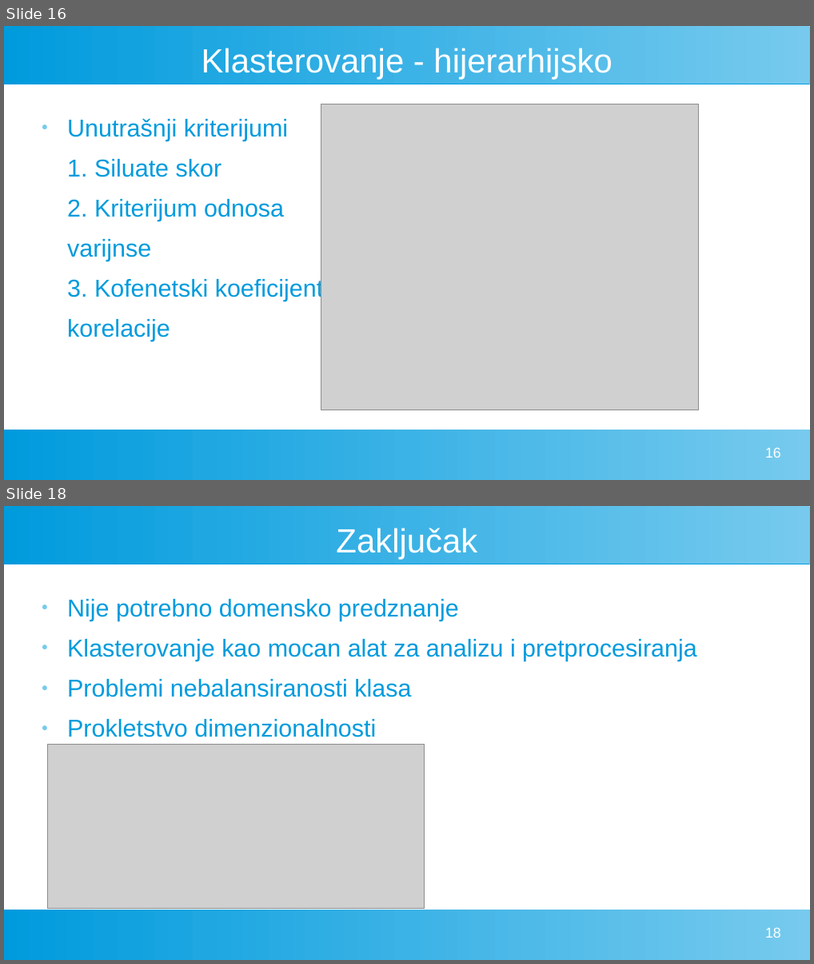
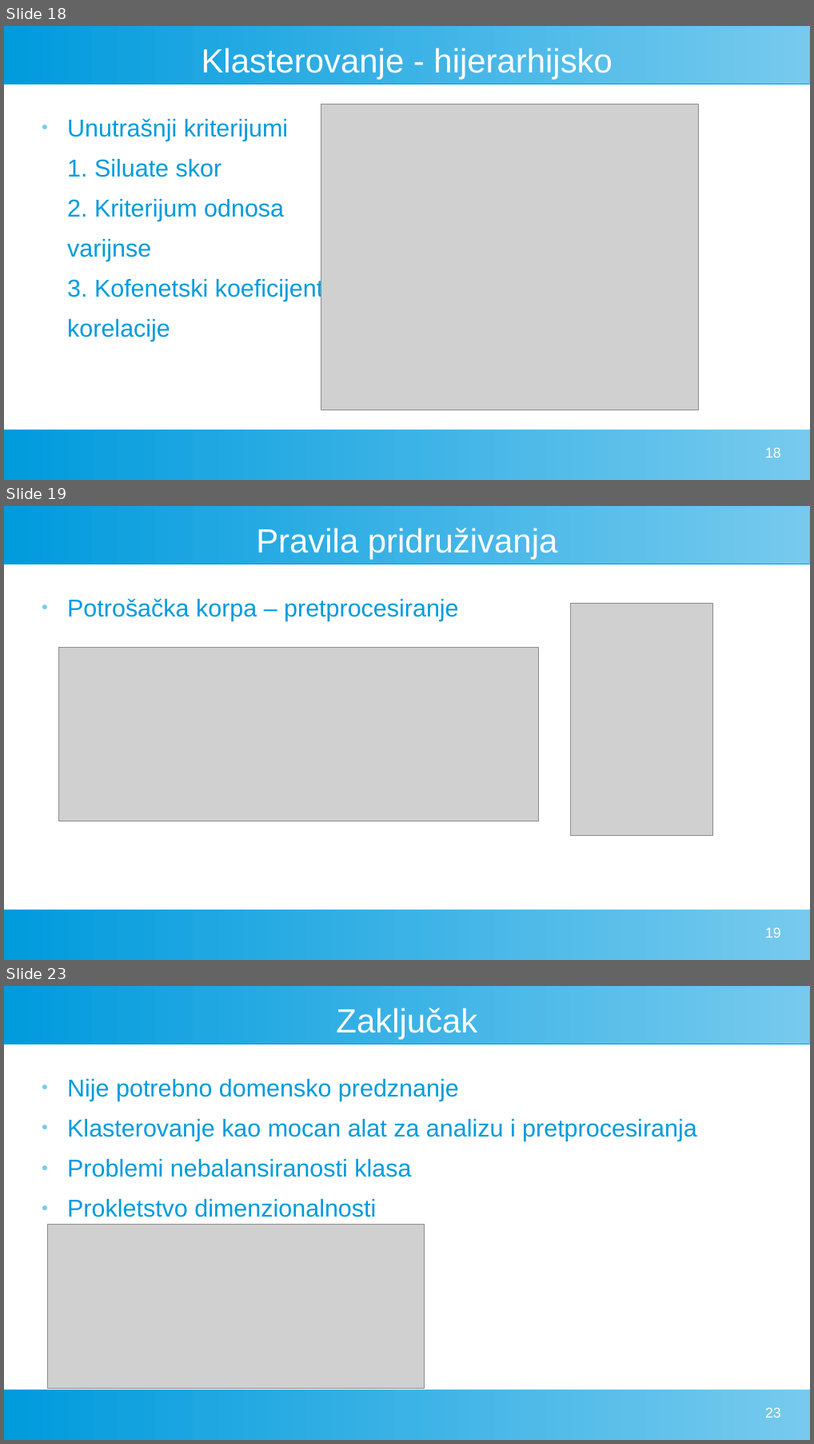
Before and after one commit to MATF-istrazivanje-podataka-1/2023_Data_Mining_Poetry_Dataset, a slide deck: pres.odp. Shown one above the other, each under a label of ours: slides 16 and 18 before the commit, slides 18, 19 and 23 after it; the slides between them are not shown. The pictures are 814x964 and 814x1444 pixels, drawn with LibreOffice and Linux fonts; fonts in the diff are those of the drawing; grey boxes stand for pictures. Boxes give left, top, right and bottom in pixels: in the first picture for what was removed or moved away, otherwise in the second. Text is boxed around its words. In the diff, an @@ line names an element or a change of style, - is before the commit and + after.

```diff
--- a/pres.odp
+++ b/pres.odp
@@ slide 19 added at bbox=[4, 506, 810, 960], background #FFFFFF; not listed: 2 template elements that a slide beside it also shows @@
@@ title added at bbox=[256, 528, 558, 560], 33 pt, text #FFFFFF @@
+Pravila pridruživanja
@@ text added at bbox=[67, 598, 459, 621], 24 pt, text #009BDD @@
+● Potrošačka korpa – pretprocesiranje
@@ picture added at bbox=[571, 603, 714, 836] @@
@@ picture added at bbox=[59, 648, 540, 820] @@
@@ page number added at bbox=[766, 927, 782, 937], 14 pt, text #FFFFFF @@
+19
@@ what was slide 16 is now slide 18 @@
@@ page number at bbox=[766, 447, 782, 457]: text changed @@
-16
+18
@@ what was slide 18 is now slide 23 @@
@@ page number at bbox=[766, 1407, 782, 1417]: text changed @@
-18
+23
```
Also in this commit, not shown: 5 slides changed, 4 other slides added, 29 other files.
